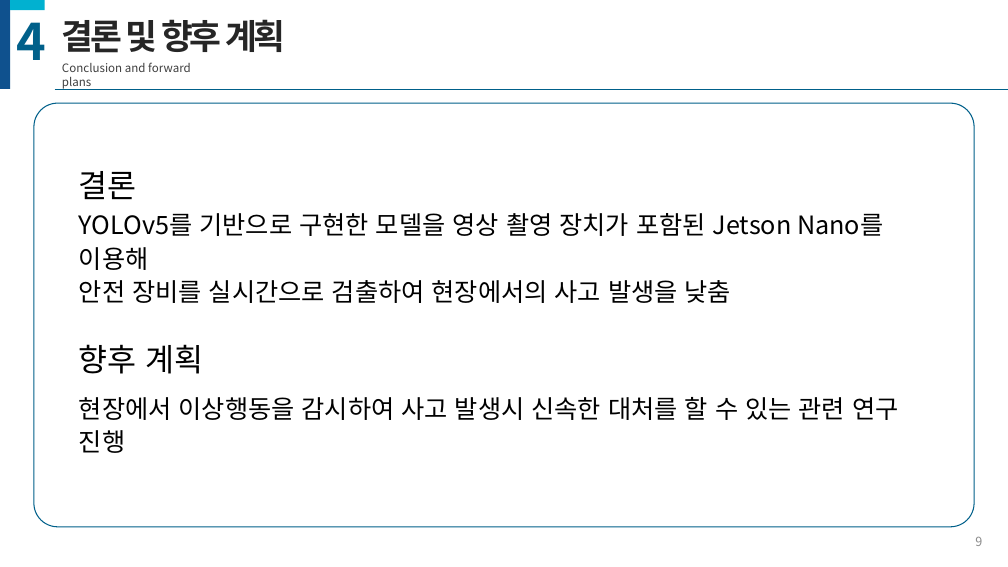
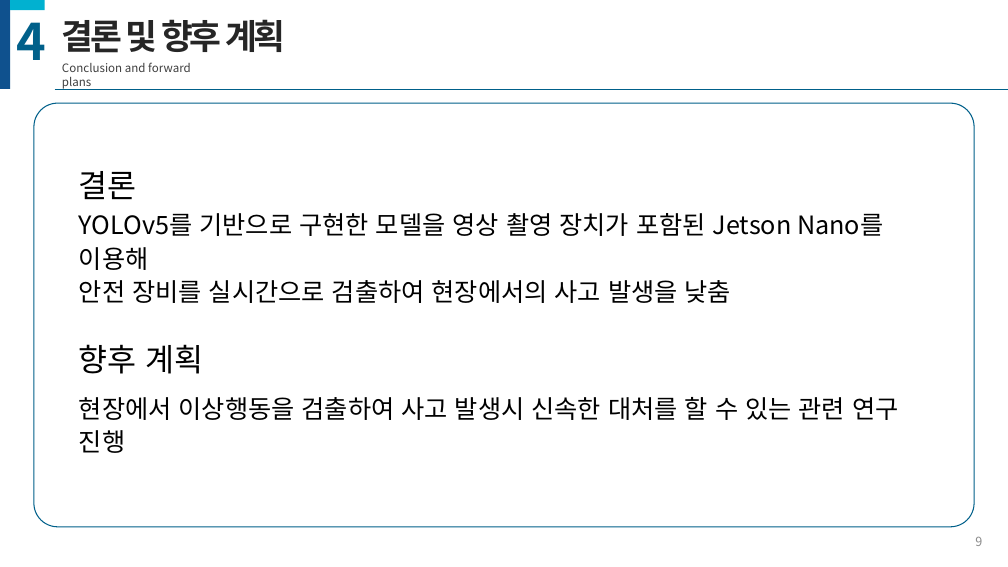
Before and after one commit to JaeHyung-Jung/UNDERDOG, a slide deck: slide 9 of 12주차/발표자료-4.pptx. Drawn at 1008x567 pixels with LibreOffice and Linux fonts; fonts in the diff are those of the drawing. Boxes give left, top, right and bottom in pixels: in the first picture for what was removed or moved away, otherwise in the second. Text is boxed around its words. In the diff, an @@ line names an element or a change of style, - is before the commit and + after.

```diff
--- a/12주차/발표자료-4.pptx
+++ b/12주차/발표자료-4.pptx
@@ text at (79,397,898,453): text changed @@
-현장에서 이상행동을 감시하여 사고 발생시 신속한 대처를 할 수 있는 관련 연구 진행
+현장에서 이상행동을 검출하여 사고 발생시 신속한 대처를 할 수 있는 관련 연구 진행
```
Also in this commit, not shown: 7 other slides changed.
